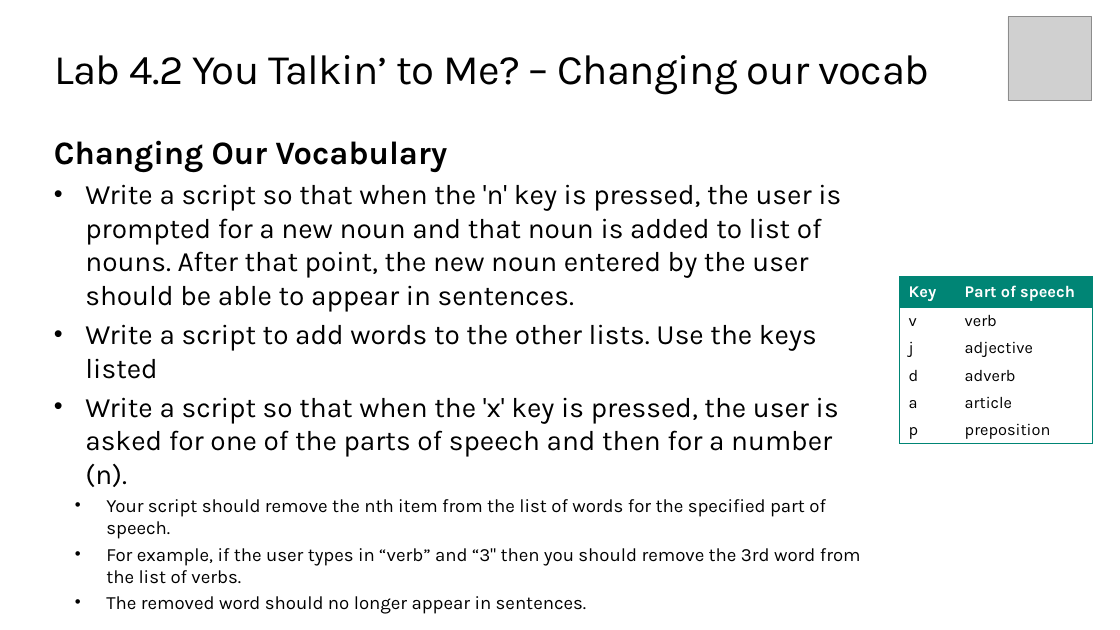
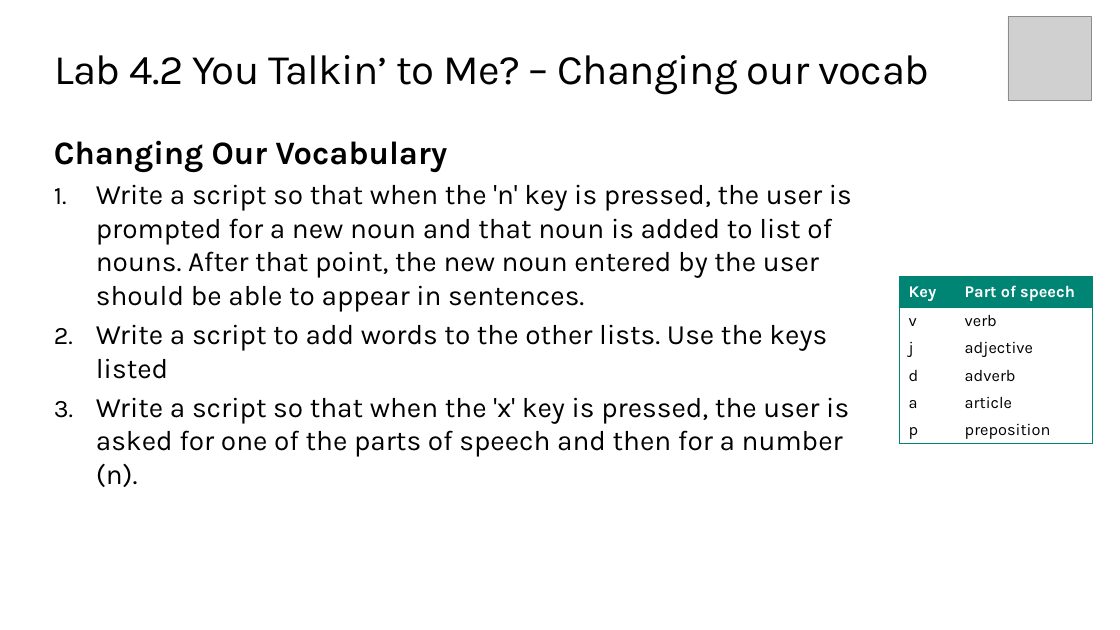
Before and after one commit to TEALSK12/introduction-to-computer-science, a slide deck: slide 11 of slidedecks/TEALS SNAP 4.2.pptx. Drawn at 1120x630 pixels with LibreOffice and Linux fonts; fonts in the diff are those of the drawing; grey boxes stand for pictures; background and template pictures are left out. Boxes give left, top, right and bottom in pixels: in the first picture for what was removed or moved away, otherwise in the second. Text is boxed around its words. In the diff, an @@ line names an element or a change of style, - is before the commit and + after.

```diff
--- a/slidedecks/TEALS SNAP 4.2.pptx
+++ b/slidedecks/TEALS SNAP 4.2.pptx
@@ text at bbox=[96, 184, 852, 487]: bullet • to 1. @@
@@ text at bbox=[106, 499, 861, 566]: paragraphs removed @@
-  • Your script should remove the nth item from the list of words for the specified part of speech.
-  • For example, if the user types in “verb” and “3" then you should remove the 3rd word from the list of verbs.
-  • The removed word should no longer appear in sentences.
```
Also in this commit, not shown: 2 other slides changed, 1 slide added, 1 other file.
